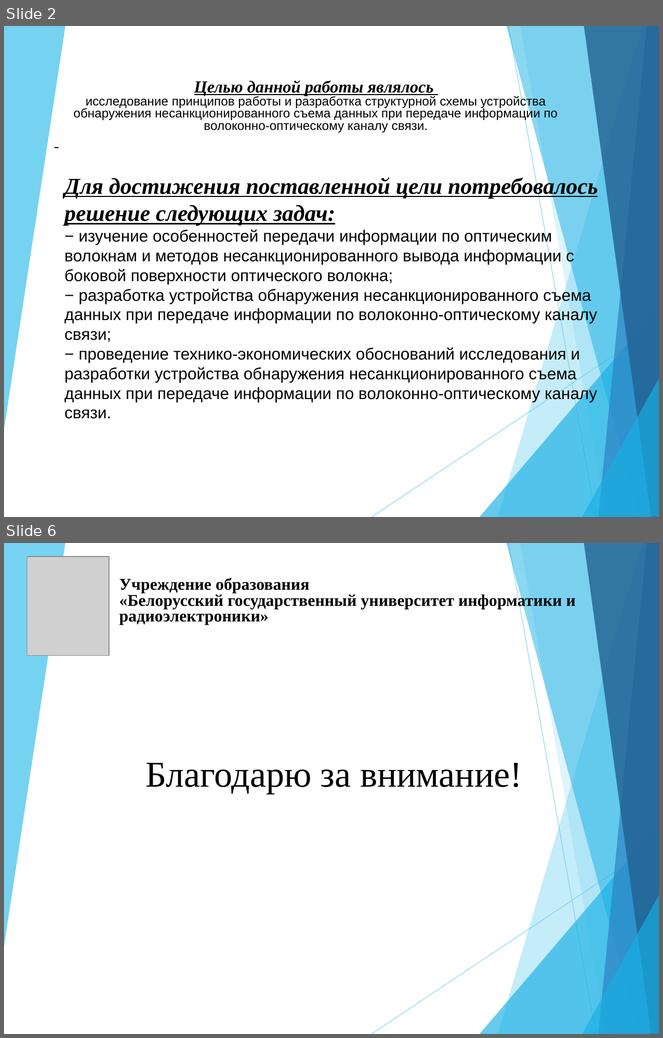
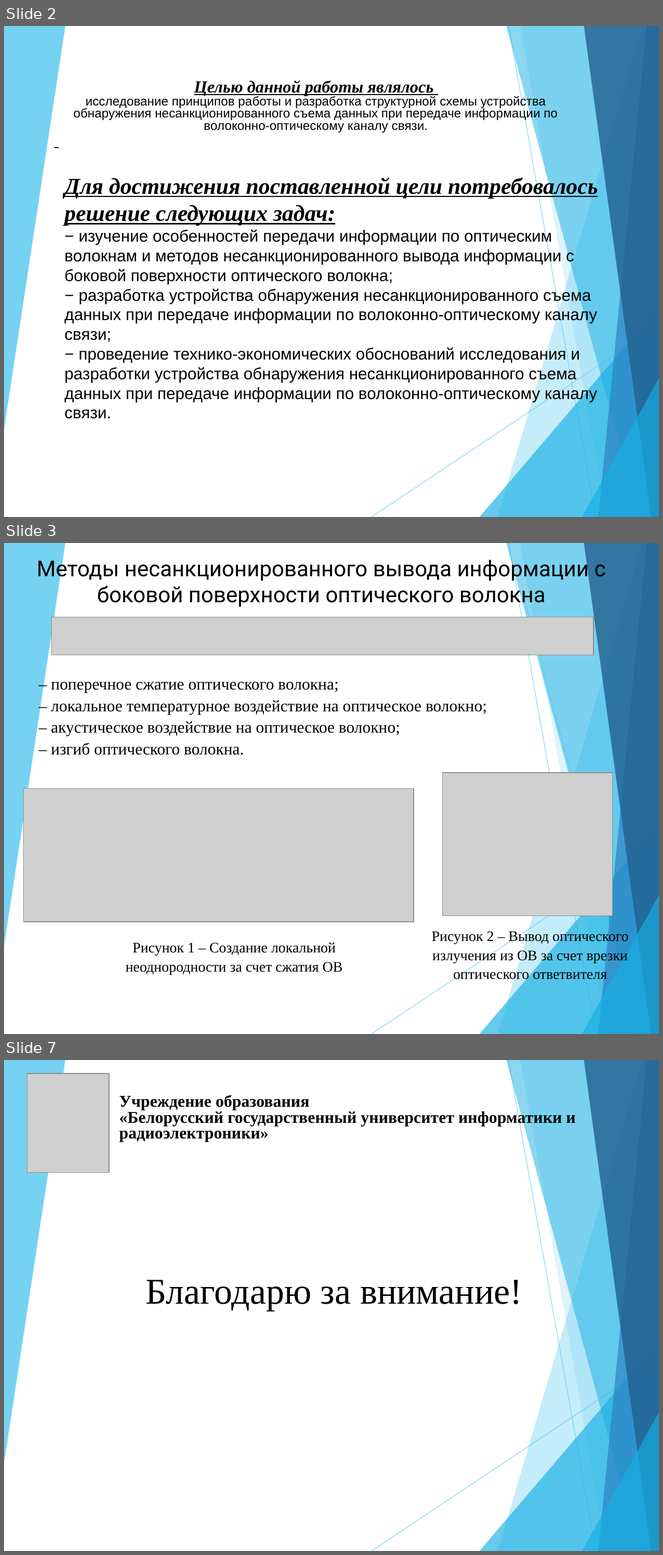
Before and after one commit to blackPrincess31/My_diplom, a slide deck: Доклад.ppt. Shown one above the other, each under a label of ours: slides 2 and 6 before the commit, slides 2, 3 and 7 after it; the slides between them are not shown. The pictures are 663x1038 and 663x1555 pixels, drawn with LibreOffice and Linux fonts; fonts in the diff are those of the drawing; grey boxes stand for pictures. Boxes give left, top, right and bottom in pixels: in the first picture for what was removed or moved away, otherwise in the second. Text is boxed around its words. In the diff, an @@ line names an element or a change of style, - is before the commit and + after.

```diff
--- a/Доклад.ppt
+++ b/Доклад.ppt
@@ slide 3 added at (4, 543, 659, 1034), background #FFFFFF; not listed: 10 template elements that a slide beside it also shows @@
@@ text added at (37, 556, 606, 608), 24 pt, text #000000 @@
+Методы несанкционированного вывода информации с боковой поверхности оптического волокна
@@ line added from (522, 593) to (595, 861), #5FCBEF 0.99 pt @@
@@ picture added at (52, 617, 594, 655) @@
@@ text added at (51, 682, 487, 755), 18 pt, text #000000 @@
+– поперечное сжатие оптического волокна;
+– локальное температурное воздействие на оптическое волокно;
+– акустическое воздействие на оптическое волокно;
+– изгиб оптического волокна.
@@ picture added at (442, 773, 613, 916) @@
@@ picture added at (24, 788, 414, 923) @@
@@ text added at (432, 930, 629, 982), 16 pt, text #000000 @@
+Рисунок 2 – Вывод оптического излучения из ОВ за счет врезки
+оптического ответвителя
@@ text added at (126, 943, 343, 975), 16 pt, text #000000 @@
+Рисунок 1 – Создание локальной неоднородности за счет сжатия ОВ
@@ what was slide 6 is now slide 7 @@
```
Also in this commit, not shown: 2 slides changed, 1 other slide added, 1 slide removed, 1 other file.
